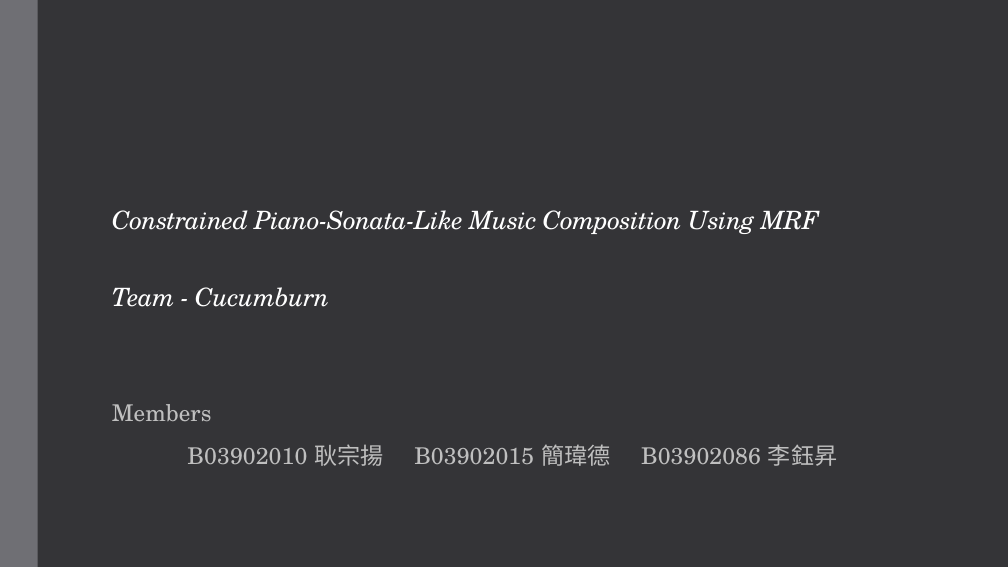
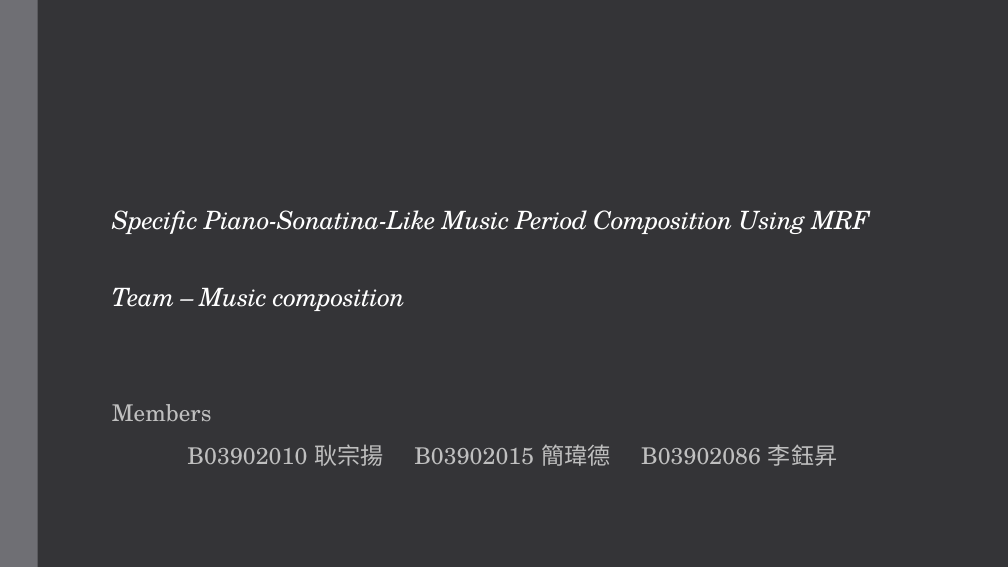
Before and after one commit to Rajon010/MD2016_Final, a slide deck: slide 1 of presentation.pptx. Drawn at 1008x567 pixels with LibreOffice and Linux fonts; fonts in the diff are those of the drawing. Boxes give left, top, right and bottom in pixels: in the first picture for what was removed or moved away, otherwise in the second. Text is boxed around its words. In the diff, an @@ line names an element or a change of style, - is before the commit and + after.

Commit message:
title page of ppt

```diff
--- a/presentation.pptx
+++ b/presentation.pptx
@@ title at [112, 210, 869, 311]: text changed @@
-Constrained Piano-Sonata-Like Music Composition Using MRF
-Team - Cucumburn
+Specific Piano-Sonatina-Like Music Period Composition Using MRF
+Team – Music composition
```
